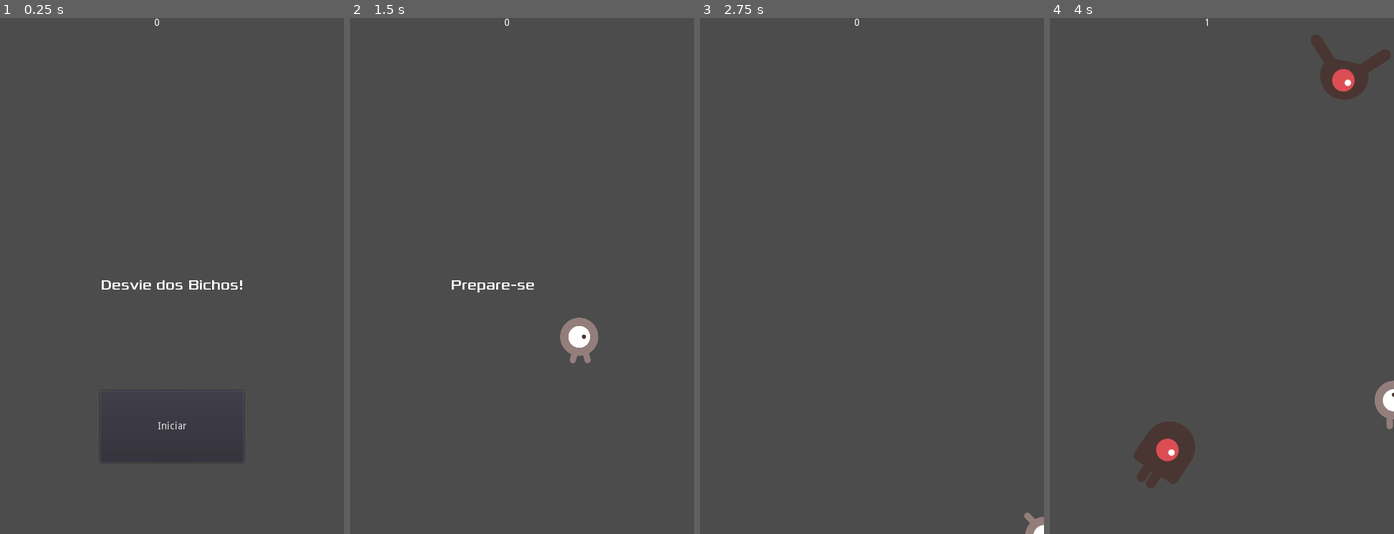
Above: before the commit, frames 1-4 (left to right).
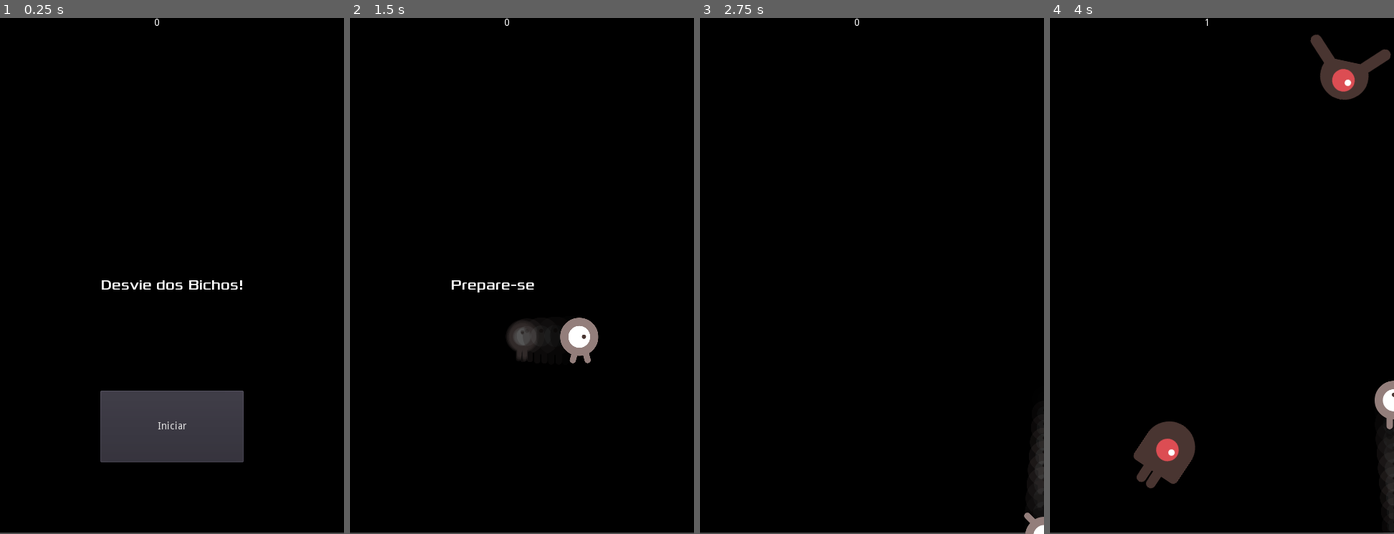
Above: after the commit, the same moments.

Repository: alan1tavares/lab-godot
Game: Godot game, scene res://Main.tscn
The game is run twice, just before and just after one commit, with the same random seed, the same clock (stepped at 60 frames per second) and the same inputs.
Inputs:
- Up to frame 1 (0.25 s): no input
- Up to frame 2 (1.5 s): click "Iniciar" at 0.5 s; tap Enter at 1.25 s; hold Right (ui_right) from 1.28 s (still down)
- Up to frame 3 (2.75 s): release Right (ui_right) at 2.03 s; hold Down (ui_down) from 2.03 s (still down)
- Up to frame 4 (4 s): release Down (ui_down) at 2.78 s; hold Right (ui_right) 2.78-3.53 s; hold Up (ui_up) from 3.53 s (still down)

The runs differ from the first frame. In frame 1, 94% of the frame differs, in the area x 0-100%, y 0-100%; in frame 2, 99%; in frame 3, 100%; in frame 4, 97%.

Commit message:
Terminado a ultima parte do tutorial. Só falta da uma arruma no HUD

Diff:
--- a/Tutoriais da documentação/Dodge the Creeps!/Main.gd
+++ b/Tutoriais da documentação/Dodge the Creeps!/Main.gd
@@ -19,6 +19,8 @@
 	$ScoreTimer.stop()
 	$MobTimer.stop()
 	$HUD.show_game_over()
+	$Music.stop()
+	$GameOver.play()
 	pass # replace with function body
 
 func new_game():
@@ -28,6 +30,7 @@
 
 	$HUD.update_score(score)
 	$HUD.show_message("Prepare-se")
+	$Music.play()
 
 func _on_StartTimer_timeout():
 	$MobTimer.start()
--- a/Tutoriais da documentação/Dodge the Creeps!/Main.tscn
+++ b/Tutoriais da documentação/Dodge the Creeps!/Main.tscn
@@ -1,9 +1,11 @@
-[gd_scene load_steps=6 format=2]
+[gd_scene load_steps=8 format=2]
 
 [ext_resource path="res://Main.gd" type="Script" id=1]
 [ext_resource path="res://Turba.tscn" type="PackedScene" id=2]
 [ext_resource path="res://Player.tscn" type="PackedScene" id=3]
 [ext_resource path="res://HUD.tscn" type="PackedScene" id=4]
+[ext_resource path="res://assets/art/gameover.wav" type="AudioStream" id=5]
+[ext_resource path="res://assets/art/House In a Forest Loop.ogg" type="AudioStream" id=6]
 
 [sub_resource type="Curve2D" id=1]
 
@@ -12,40 +14,56 @@
 "points": PoolVector2Array( 0, 0, 0, 0, 0, -3.13295, 0, 0, 0, 0, 480, 1.86705, 0, 0, 0, 0, 481, 717.036, 0, 0, 0, 0, 2, 720.036, 0, 0, 0, 0, 0, -3.13295 )
 }
 
-[node name="Main" type="Node" index="0"]
+[node name="Main" type="Node"]
 
 script = ExtResource( 1 )
 Mob = ExtResource( 2 )
 
-[node name="Player" parent="." index="0" instance=ExtResource( 3 )]
+[node name="ColorRect" type="ColorRect" parent="." index="0"]
 
-[node name="MobTimer" type="Timer" parent="." index="1"]
+anchor_left = 0.0
+anchor_top = 0.0
+anchor_right = 0.0
+anchor_bottom = 0.0
+margin_right = 482.0
+margin_bottom = 718.0
+rect_pivot_offset = Vector2( 0, 0 )
+rect_clip_content = false
+mouse_filter = 0
+mouse_default_cursor_shape = 0
+size_flags_horizontal = 1
+size_flags_vertical = 1
+color = Color( 0, 0, 0, 1 )
+
+[node name="Player" parent="." index="1" instance=ExtResource( 3 )]
+
+[node name="MobTimer" type="Timer" parent="." index="2"]
 
 process_mode = 1
 wait_time = 0.5
 one_shot = false
 autostart = false
 
-[node name="ScoreTimer" type="Timer" parent="." index="2"]
+[node name="ScoreTimer" type="Timer" parent="." index="3"]
 
 process_mode = 1
 wait_time = 1.0
 one_shot = false
 autostart = false
 
-[node name="StartTimer" type="Timer" parent="." index="3"]
+[node name="StartTimer" type="Timer" parent="." index="4"]
 
 process_mode = 1
 wait_time = 2.0
 one_shot = true
 autostart = false
 
-[node name="StartPosition" type="Position2D" parent="." index="4"]
+[node name="StartPosition" type="Position2D" parent="." index="5"]
 
 position = Vector2( 240, 450 )
 _sections_unfolded = [ "Transform" ]
 
-[node name="MobPath" type="Path2D" parent="." index="5"]
+[node name="MobPath" type="Path2D" parent="." index="6"]
 
 self_modulate = Color( 0.5, 0.6, 1, 0.7 )
 curve = SubResource( 1 )
@@ -53,7 +71,7 @@
 [node name="MobSpawLocation" type="PathFollow2D" parent="MobPath" index="0"]
 
 position = Vector2( 0, -3.13295 )
-rotation = 0.0104164
+rotation = 0.0104163
 offset = 0.0
 h_offset = 0.0
 v_offset = 0.0
@@ -62,7 +80,25 @@
 loop = true
 lookahead = 4.0
 
-[node name="HUD" parent="." index="6" instance=ExtResource( 4 )]
+[node name="HUD" parent="." index="7" instance=ExtResource( 4 )]
+
+[node name="GameOver" type="AudioStreamPlayer" parent="." index="8"]
+
+stream = ExtResource( 5 )
+volume_db = 0.0
+pitch_scale = 1.0
+autoplay = false
+mix_target = 0
+bus = "Master"
+
+[node name="Music" type="AudioStreamPlayer" parent="." index="9"]
+
+stream = ExtResource( 6 )
+volume_db = 0.0
+pitch_scale = 1.0
+autoplay = false
+mix_target = 0
+bus = "Master"
 
 [connection signal="hit" from="Player" to="." method="game_over"]
 
--- a/Tutoriais da documentação/Dodge the Creeps!/Player.tscn
+++ b/Tutoriais da documentação/Dodge the Creeps!/Player.tscn
@@ -1,26 +1,91 @@
-[gd_scene load_steps=8 format=2]
+[gd_scene load_steps=13 format=2]
 
 [ext_resource path="res://Player.gd" type="Script" id=1]
-[ext_resource path="res://assets/art/playerGrey_walk1.png" type="Texture" id=2]
-[ext_resource path="res://assets/art/playerGrey_walk2.png" type="Texture" id=3]
-[ext_resource path="res://assets/art/playerGrey_up1.png" type="Texture" id=4]
+[ext_resource path="res://assets/art/playerGrey_up1.png" type="Texture" id=2]
+[ext_resource path="res://assets/art/playerGrey_walk1.png" type="Texture" id=3]
+[ext_resource path="res://assets/art/playerGrey_walk2.png" type="Texture" id=4]
 [ext_resource path="res://assets/art/playerGrey_up2.png" type="Texture" id=5]
 
-[sub_resource type="SpriteFrames" id=1]
+[sub_resource type="Gradient" id=1]
+
+offsets = PoolRealArray( 0, 1 )
+colors = PoolColorArray( 0, 0, 0, 0.441961, 1, 1, 1, 0 )
+
+[sub_resource type="GradientTexture" id=2]
+
+flags = 4
+gradient = SubResource( 1 )
+width = 2048
+
+[sub_resource type="Curve" id=3]
+
+min_value = 0.0
+max_value = 1.0
+bake_resolution = 100
+_data = [ Vector2( 0, 0.510742 ), 0.0, 0.0, 0, 0, Vector2( 0.995162, 0.328125 ), 0.0, 0.0, 0, 0 ]
+
+[sub_resource type="CurveTexture" id=4]
+
+flags = 4
+width = 2048
+curve = SubResource( 3 )
+_sections_unfolded = [ "Resource" ]
+
+[sub_resource type="ParticlesMaterial" id=5]
+
+render_priority = 0
+trail_divisor = 1
+emission_shape = 0
+flag_align_y = false
+flag_rotate_y = false
+flag_disable_z = true
+spread = 45.0
+flatness = 0.0
+gravity = Vector3( 0, 0, 0 )
+initial_velocity = 1.0
+initial_velocity_random = 0.0
+angular_velocity = 0.0
+angular_velocity_random = 0.0
+orbit_velocity = 0.0
+orbit_velocity_random = 0.0
+linear_accel = 0.0
+linear_accel_random = 0.0
+radial_accel = 0.0
+radial_accel_random = 0.0
+tangential_accel = 0.0
+tangential_accel_random = 0.0
+damping = 0.0
+damping_random = 0.0
+angle = 0.0
+angle_random = 0.0
+scale = 1.0
+scale_random = 0.0
+scale_curve = SubResource( 4 )
+color_ramp = SubResource( 2 )
+hue_variation = 0.0
+hue_variation_random = 0.0
+anim_speed = 0.0
+anim_speed_random = 0.0
+anim_offset = 0.0
+anim_offset_random = 0.0
+anim_loop = false
+_sections_unfolded = [ "Color", "Emission Shape", "Gravity", "Scale" ]
+
+[sub_resource type="SpriteFrames" id=6]
 
 animations = [ {
-"frames": [ ExtResource( 2 ), ExtResource( 3 ) ],
+"frames": [ ExtResource( 3 ), ExtResource( 4 ) ],
 "loop": true,
 "name": "right",
 "speed": 5.0
 }, {
-"frames": [ ExtResource( 4 ), ExtResource( 5 ) ],
+"frames": [ ExtResource( 2 ), ExtResource( 5 ) ],
 "loop": true,
 "name": "up",
 "speed": 5.0
 } ]
 
-[sub_resource type="CapsuleShape2D" id=2]
+[sub_resource type="CapsuleShape2D" id=7]
 
 custom_solver_bias = 0.0
 radius = 26.75
@@ -41,16 +106,38 @@
 }
 speed = 400
 
-[node name="AnimatedSprite" type="AnimatedSprite" parent="." index="0"]
+[node name="Rastro" type="Particles2D" parent="." index="0"]
+
+emitting = true
+amount = 10
+lifetime = 1.0
+one_shot = false
+preprocess = 0.0
+speed_scale = 2.0
+explosiveness = 0.0
+randomness = 0.0
+fixed_fps = 0
+fract_delta = true
+visibility_rect = Rect2( -100, -100, 200, 200 )
+local_coords = false
+draw_order = 0
+process_material = SubResource( 5 )
+texture = ExtResource( 2 )
+normal_map = null
+h_frames = 1
+v_frames = 1
+_sections_unfolded = [ "Drawing", "Process Material", "Textures", "Time", "Transform" ]
+
+[node name="AnimatedSprite" type="AnimatedSprite" parent="." index="1"]
 
 scale = Vector2( 0.5, 0.5 )
-frames = SubResource( 1 )
+frames = SubResource( 6 )
 animation = "right"
 frame = 1
 _sections_unfolded = [ "Transform" ]
 
-[node name="CollisionShape2D" type="CollisionShape2D" parent="." index="1"]
+[node name="CollisionShape2D" type="CollisionShape2D" parent="." index="2"]
 
-shape = SubResource( 2 )
+shape = SubResource( 7 )
 
 [connection signal="body_entered" from="." to="." method="_on_Player_body_entered"]
